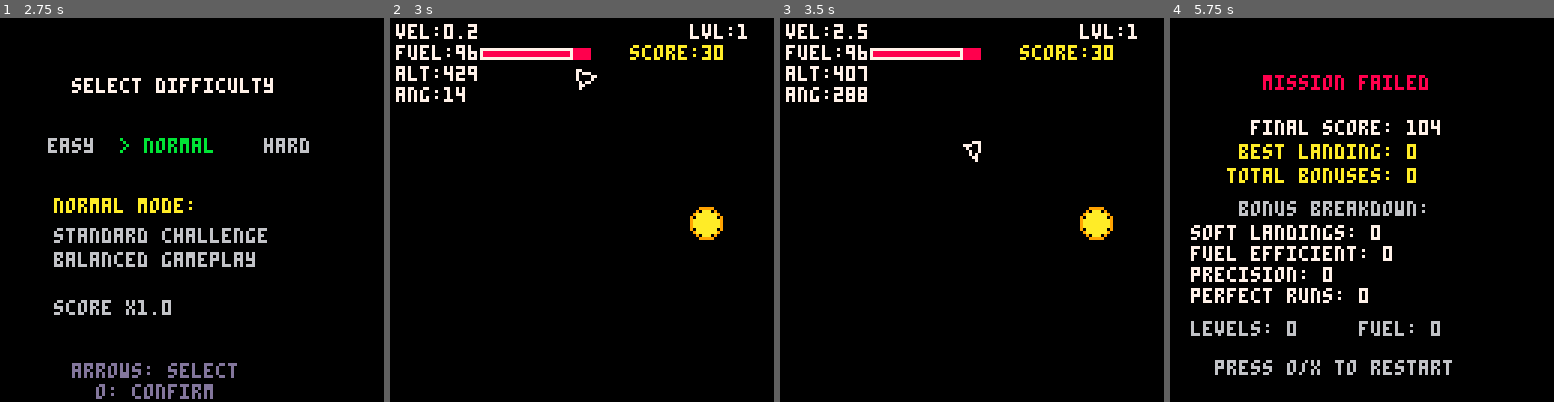
Above: before the commit, frames 1-4 (left to right).
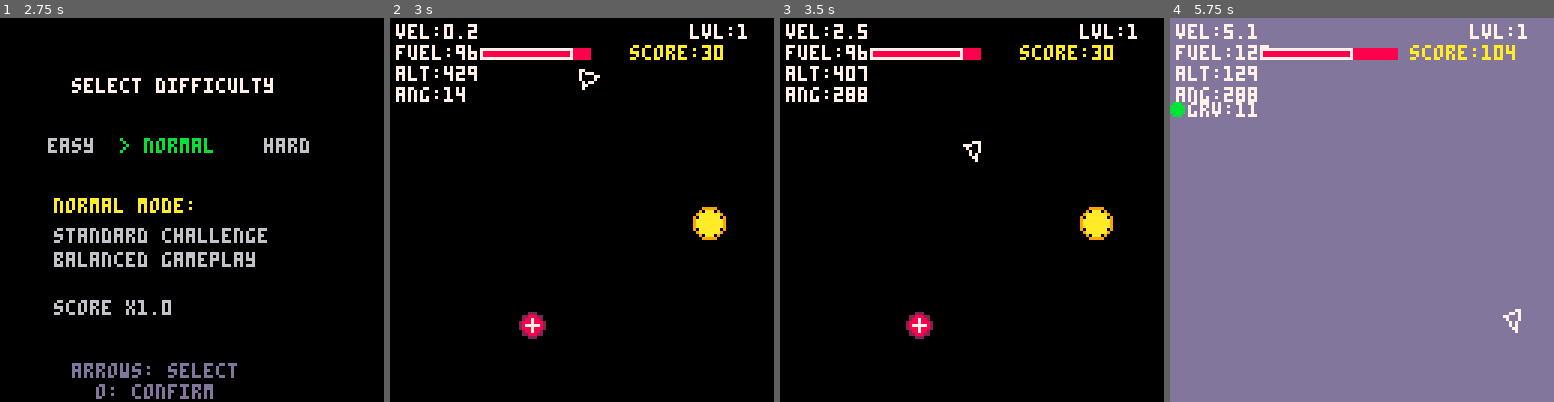
Above: after the commit, the same moments.

Repository: jeffcampbell/game-a-day
Game: PICO-8 cartridge games/2026-03-01/game.p8
Same seed, same stepped clock (60 frames per second), same inputs: the game is played once before the commit and once after it.
Inputs:
- Up to frame 1 (2.75 s): tap X (X key) at 0.33, 1.07, 1.85 s; tap O (Z key) at 0.7, 1.7, 2.1, 2.5 s; hold Right 1.6-2.1 s; hold Up 2.15-2.42 s; hold Right from 2.47 s (still down)
- Up to frame 2 (3 s): keep holding Right; tap O (Z key) at 2.9 s; tap X (X key) at 2.97 s
- Up to frame 3 (3.5 s): release Right at 3.03 s; hold Left from 3.08 s (still down); tap O (Z key) at 3.3 s
- Up to frame 4 (5.75 s): release Left at 3.58 s; hold Down 3.63-3.97 s; tap O (Z key) every 0.4 s from 3.7 to 5.7 s; hold Right 4.02-4.68 s; tap X (X key) at 4.08, 5.2 s; hold Up 4.73-5.03 s; hold Left 5.08-5.68 s; hold Down from 5.73 s (still down)

Frame 1 is identical in both runs. In frame 2, 0.8% of the frame differs, in the area x 33-88%, y 13-84%; in frame 3, 0.4%; in frame 4, 100%, in the area x 0-100%, y 0-100%.

Commit message:
Add collectible power-up system to Lunar Lander
Implements 4 power-up types for strategic gameplay variety:
- Shield (red): Absorbs one collision with asteroid/enemy
- Fuel Restorer (blue): Instantly refills fuel to max capacity
- Rocket Boost (orange): 3x thrust multiplier for 10 seconds
- Gravity Reducer (cyan): 50% gravity for 12 seconds

Features:
- Spawns 2-3 power-ups per level in safe areas
- Pulsing animations with distinct colors and symbols
- Collision detection prevents holding duplicate types
- Active power-ups shown in HUD with countdown timers
- Shield persists until used; timed power-ups show seconds remaining
- Distinct SFX and particle effects per type (color-coded)
- Power-ups despawn if not collected before landing

Technical details:
- Modified collision detection to check for shield before crash
- Applied thrust multiplier for rocket boost in update_play()
- Applied gravity multiplier for gravity reducer
- Added expiry warnings (flash at 2s, 1.5s, 1s, 0.5s intervals)
- Power-ups spawn with safe distance checks from asteroids/enemies/zones
- Comprehensive logging for spawn, collection, expiry events

Co-Authored-By: Claude Sonnet 4.5 <noreply@anthropic.com>

Diff:
--- a/games/2026-03-01/game.p8
+++ b/games/2026-03-01/game.p8
@@ -66,6 +66,8 @@
 asteroids = {}
 fuel_pickups = {}
 enemies = {}
+powerups = {}
+active_powerups = {}
 surface_y = 0
 camera_y = 0
 last_cam_log = -999
@@ -396,6 +398,61 @@
     end
   end
 
+  -- generate power-ups
+  powerups = {}
+  active_powerups = {}
+  local powerup_count = 2 + flr(rnd(2))  -- 2-3 power-ups per level
+  for i = 1, powerup_count do
+    local px, py, valid
+    local attempts = 0
+    repeat
+      px = 20 + rnd(88)
+      py = 60 + rnd(surface_y - 100)
+      valid = true
+      attempts += 1
+
+      -- check distance from asteroids
+      for a in all(asteroids) do
+        local dx = px - a.x
+        local dy = py - a.y
+        if sqrt(dx * dx + dy * dy) < a.r + 20 then
+          valid = false
+          break
+        end
+      end
+
+      -- check distance from enemies
+      for e in all(enemies) do
+        local dx = px - e.x
+        local dy = py - e.y
+        if sqrt(dx * dx + dy * dy) < e.r + 20 then
+          valid = false
+          break
+        end
+      end
+
+      -- check distance from landing zones
+      for z in all(landing_zones) do
+        if py > z.y - 35 and py < z.y + 10 and px > z.x - 10 and px < z.x + z.w + 10 then
+          valid = false
+          break
+        end
+      end
+    until valid or attempts > 20
+
+    if valid then
+      -- power-up types: 1=shield, 2=fuel_restorer, 3=rocket_boost, 4=gravity_reducer
+      local ptype = flr(rnd(4)) + 1
+      add(powerups, {
+        x = px,
+        y = py,
+        type = ptype,
+        anim = rnd(1)  -- animation offset
+      })
+      _log("powerup:spawn:type"..ptype..":"..flr(px)..","..flr(py))
+    end
+  end
+
   particles = {}
 end
 
@@ -430,6 +487,25 @@
   -- update enemies
   update_enemies()
 
+  -- update active power-ups
+  for p in all(active_powerups) do
+    if p.time then
+      p.time -= 1
+
+      -- expiry warning flash (2 blinks in last 2 seconds)
+      if p.time == 120 or p.time == 90 or p.time == 60 or p.time == 30 then
+        shake_frames = 2
+        shake_intensity = 0.15
+      end
+
+      -- remove expired
+      if p.time <= 0 then
+        del(active_powerups, p)
+        _log("powerup:expired:type"..p.type)
+      end
+    end
+  end
+
   -- rotation
   if test_input(0) then  -- left
     ship.angle = (ship.angle - 0.02) % 1
@@ -444,8 +520,14 @@
     ship.thrusting = true
     ship.fuel -= 1
 
-    -- apply thrust force
+    -- apply thrust force (check for rocket boost)
     local thrust = 0.4
+    for p in all(active_powerups) do
+      if p.type == 3 then  -- rocket boost
+        thrust = thrust * 3
+        break
+      end
+    end
     ship.vx += cos(ship.angle) * thrust
     ship.vy += sin(ship.angle) * thrust
 
@@ -473,8 +555,15 @@
     _log("thrust")
   end
 
-  -- gravity
-  ship.vy += ship.gravity
+  -- gravity (check for gravity reducer)
+  local grav = ship.gravity
+  for p in all(active_powerups) do
+    if p.type == 4 then  -- gravity reducer
+      grav = grav * 0.5
+      break
+    end
+  end
+  ship.vy += grav
 
   -- movement
   ship.x += ship.vx
@@ -508,11 +597,44 @@
     local dx = ship.x - a.x
     local dy = ship.y - a.y
     if sqrt(dx * dx + dy * dy) < 4 + a.r then
-      ship.alive = false
-      collision_count += 1
-      _log("crash:asteroid")
-      do_crash()
-      return
+      -- check for shield
+      local shield_active = false
+      for p in all(active_powerups) do
+        if p.type == 1 then  -- shield type
+          shield_active = true
+          del(active_powerups, p)
+          _log("shield:absorbed:asteroid")
+
+          -- shield absorption particles (red)
+          for i = 1, 15 do
+            add(particles, {
+              x = ship.x,
+              y = ship.y,
+              vx = rnd(3) - 1.5,
+              vy = rnd(3) - 1.5,
+              life = 20,
+              col = 8
+            })
+          end
+
+          -- shield absorption sfx
+          sfx(6)
+
+          -- screen shake
+          shake_frames = 5
+          shake_intensity = 0.5
+
+          break
+        end
+      end
+
+      if not shield_active then
+        ship.alive = false
+        collision_count += 1
+        _log("crash:asteroid")
+        do_crash()
+        return
+      end
     end
   end
 
@@ -521,11 +643,44 @@
     local dx = ship.x - e.x
     local dy = ship.y - e.y
     if sqrt(dx * dx + dy * dy) < 4 + e.r then
-      ship.alive = false
-      collision_count += 1
-      _log("crash:enemy")
-      do_crash()
-      return
+      -- check for shield
+      local shield_active = false
+      for p in all(active_powerups) do
+        if p.type == 1 then  -- shield type
+          shield_active = true
+          del(active_powerups, p)
+          _log("shield:absorbed:enemy")
+
+          -- shield absorption particles (red)
+          for i = 1, 15 do
+            add(particles, {
+              x = ship.x,
+              y = ship.y,
+              vx = rnd(3) - 1.5,
+              vy = rnd(3) - 1.5,
+              life = 20,
+              col = 8
+            })
+          end
+
+          -- shield absorption sfx
+          sfx(6)
+
+          -- screen shake
+          shake_frames = 5
+          shake_intensity = 0.5
+
+          break
+        end
+      end
+
+      if not shield_active then
+        ship.alive = false
+        collision_count += 1
+        _log("crash:enemy")
+        do_crash()
+        return
+      end
     end
   end
 
@@ -563,6 +718,70 @@
 
       -- remove pickup
       del(fuel_pickups, pickup)
+    end
+  end
+
+  -- collision with power-ups
+  for pup in all(powerups) do
+    local dx = ship.x - pup.x
+    local dy = ship.y - pup.y
+    if sqrt(dx * dx + dy * dy) < 8 then
+      -- check if already have this type
+      local already_have = false
+      for ap in all(active_powerups) do
+        if ap.type == pup.type then
+          already_have = true
+          break
+        end
+      end
+
+      if not already_have then
+        -- collect power-up
+        local ptype = pup.type
+        local pname = ({"shield", "fuel_restorer", "rocket_boost", "gravity_reducer"})[ptype]
+        local pcol = ({8, 12, 9, 11})[ptype]  -- red, blue, orange, cyan
+
+        _log("powerup:collect:type"..ptype..":"..pname)
+
+        -- instant effects
+        if ptype == 2 then
+          -- fuel restorer: instant refill
+          local fuel_table = {80, 70, 60, 50, 40}
+          local fuel_mult = {1.15, 1.0, 0.8}
+          local max_fuel = flr((fuel_table[level] or 40) * fuel_mult[difficulty + 1])
+          ship.fuel = max_fuel
+          _log("powerup:fuel_restorer:refill:"..max_fuel)
+        else
+          -- add to active power-ups with timer
+          local duration = ({0, 0, 600, 720})[ptype]  -- shield=no timer, fuel=no timer, boost=10s, gravity=12s
+          add(active_powerups, {
+            type = ptype,
+            time = duration
+          })
+        end
+
+        -- power-up particles (color-coded)
+        for i = 1, 12 do
+          add(particles, {
+            x = pup.x,
+            y = pup.y,
+            vx = rnd(2.5) - 1.25,
+            vy = rnd(2.5) - 1.25,
+            life = 18,
+            col = pcol
+          })
+        end
+
+        -- power-up sfx (pitch varies by type)
+        sfx(5, -1, ptype * 2)
+
+        -- screen shake
+        shake_frames = 3
+        shake_intensity = 0.25
+
+        -- remove power-up
+        del(powerups, pup)
+      end
     end
   end
 
@@ -856,6 +1075,39 @@
     end
   end
 
+  -- draw power-ups
+  for pup in all(powerups) do
+    -- pulsing animation
+    local pulse = sin((t() * 2 + pup.anim)) * 1.5 + 4.5
+    local pcol = ({8, 12, 9, 11})[pup.type]  -- red, blue, orange, cyan
+    local pcol2 = ({2, 6, 4, 3})[pup.type]  -- dark variants
+    circfill(pup.x, pup.y, pulse, pcol)
+    circ(pup.x, pup.y, pulse + 1, pcol2)
+    -- type indicator (small symbol)
+    if pup.type == 1 then
+      -- shield: plus sign
+      line(pup.x - 2, pup.y, pup.x + 2, pup.y, 7)
+      line(pup.x, pup.y - 2, pup.x, pup.y + 2, 7)
+    elseif pup.type == 2 then
+      -- fuel: F
+      pset(pup.x - 1, pup.y - 1, 7)
+      pset(pup.x, pup.y - 1, 7)
+      pset(pup.x - 1, pup.y, 7)
+      pset(pup.x, pup.y, 7)
+      pset(pup.x - 1, pup.y + 1, 7)
+    elseif pup.type == 3 then
+      -- boost: up arrow
+      pset(pup.x, pup.y - 1, 7)
+      pset(pup.x - 1, pup.y, 7)
+      pset(pup.x + 1, pup.y, 7)
+    else
+      -- gravity: down arrow
+      pset(pup.x, pup.y + 1, 7)
+      pset(pup.x - 1, pup.y, 7)
+      pset(pup.x + 1, pup.y, 7)
+    end
+  end
+
   -- draw particles
   for p in all(particles) do
     pset(p.x, p.y, p.col)
@@ -911,6 +1163,26 @@
 
   if chain > 1 then
     print("x"..flr((1 + (chain - 1) * 0.5) * 10) / 10, 110, 16, 11)
+  end
+
+  -- active power-ups display
+  local pup_y = 30
+  for p in all(active_powerups) do
+    local pname = ({"shd", "ful", "bst", "grv"})[p.type]
+    local pcol = ({8, 12, 9, 11})[p.type]
+
+    -- draw icon
+    circfill(2, pup_y, 2, pcol)
+
+    -- draw time (if applicable)
+    if p.time then
+      local sec = flr(p.time / 60) + 1
+      print(pname..":"..sec, 6, pup_y - 2, 7)
+    else
+      print(pname, 6, pup_y - 2, 7)
+    end
+
+    pup_y += 6
   end
 
   if not ship.alive then
Not shown, changed: games/2026-03-01/game.js
